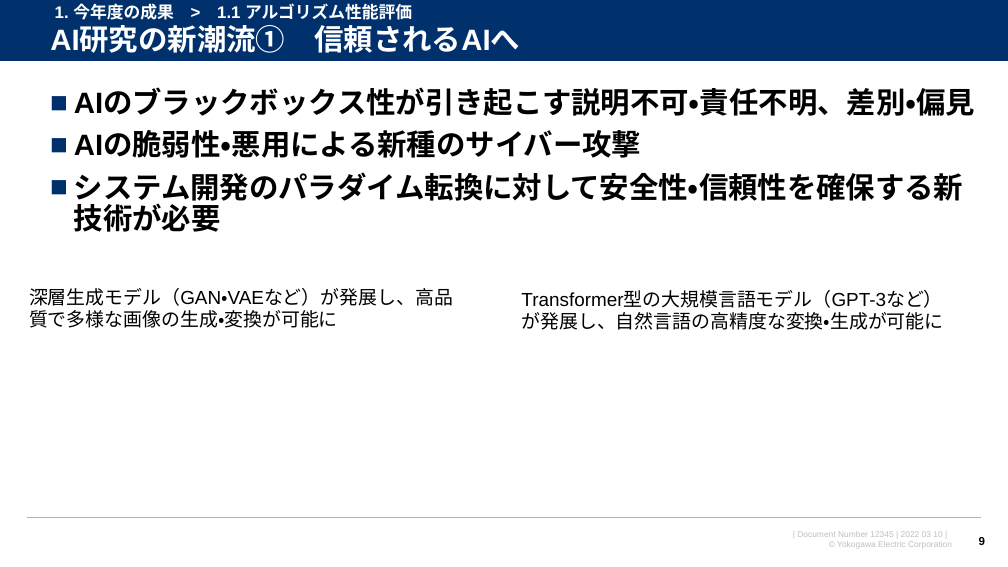
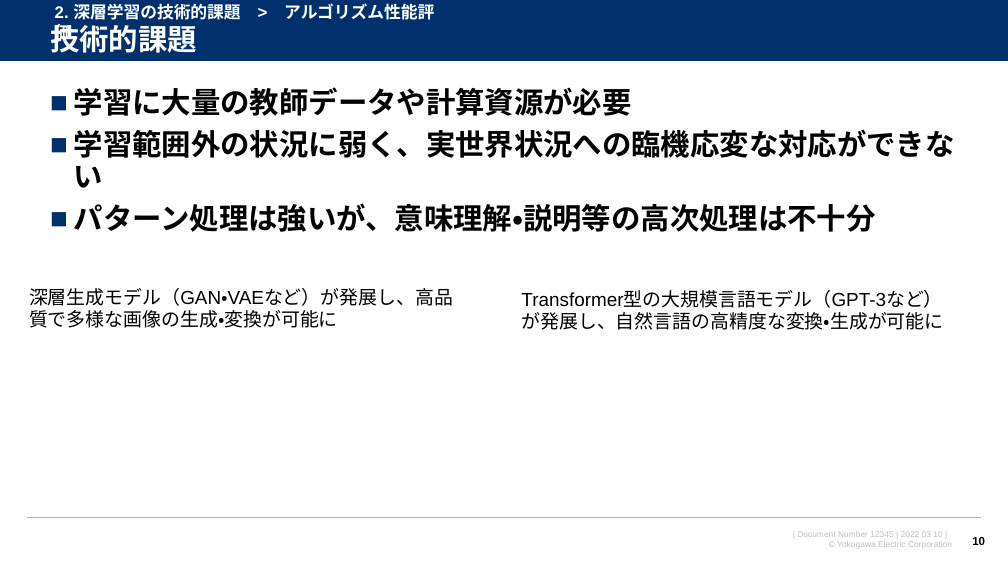
Before and after one commit to watarukumagai-git/opt, a slide deck: slide 10 of MMW/20220310_MMW_kumagai_rev.0.pptx (slide 9 before the commit). Drawn at 1008x567 pixels with LibreOffice and Linux fonts; fonts in the diff are those of the drawing; background and template pictures are left out. Boxes give left, top, right and bottom in pixels: in the first picture for what was removed or moved away, otherwise in the second. Text is boxed around its words. In the diff, an @@ line names an element or a change of style, - is before the commit and + after.

```diff
--- a/MMW/20220310_MMW_kumagai_rev.0.pptx
+++ b/MMW/20220310_MMW_kumagai_rev.0.pptx
@@ title at [50,24,197,53]: text changed @@
-AI研究の新潮流① 信頼されるAIへ
+技術的課題
@@ text at [55,3,434,20]: text changed @@
-1. 今年度の成果 > 1.1 アルゴリズム性能評価
+2. 深層学習の技術的課題 > アルゴリズム性能評価
@@ text at [74,87,955,232]: text changed @@
-■ AIのブラックボックス性が引き起こす説明不可・責任不明、差別・偏見
-■ AIの脆弱性・悪用による新種のサイバー攻撃
-■ システム開発のパラダイム転換に対して安全性・信頼性を確保する新技術が必要
+■ 学習に大量の教師データや計算資源が必要
+■ 学習範囲外の状況に弱く、実世界状況への臨機応変な対応ができない
+■ パターン処理は強いが、意味理解・説明等の高次処理は不十分
@@ page number at [972,537,985,545]: text changed @@
-9
+10
```
Also in this commit, not shown: 9 other slides changed, 4 slides added, 7 slides removed, 1 other file.
